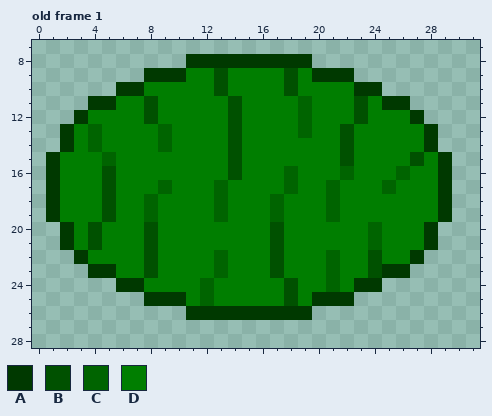
One commit to this pixel-art file: Project 3m5/Assets/mitochondrium.ase. The picture above is the old version.
32x32 pixels, 1 frame. Colours within 5 levels of each other are drawn and written as one. Shown: old frame 1: x 0..31, y 7..28. The commit also changed other frames, which this record leaves out.
Palette (. is transparent): A #003900  B #005100  C #006400  D #007e00
Pixels before, old frame 1, first column x 1:
 8 ..........AAAAAAAAA..........
 9 .......AAADDBDDDDBDAAA.......
10 .....AADDDDDBDDDDBDDDDAA.....
11 ...AADDBDDDDDBDDDDCDDDBDAA...
12 ..ADDDDBDDDDDBDDDDCDDDBDDDA..
13 .ADCDDDDCDDDDBDDDDCDDBDDDDDA.
14 .ADCDDDDCDDDDBDDDDDDDBDDDDDA.
15 ADDDCDDDDDDDDBDDDDDDDBDDDDBDA
16 ADDDBDDDDDDDDBDDDCDDDCDDDCDDA
17 ADDDBDDDCDDDCDDDDCDDCDDDCDDDA
18 ADDDBDDCDDDDCDDDCDDDCDDDDDDDA
19 ADDDBDDCDDDDCDDDCDDDCDDDDDDDA
20 .ADBDDDBDDDDDDDDBDDDDDDCDDDA.
21 .ADBDDDBDDDDDDDDBDDDDDDCDDDA.
22 ..ADDDDBDDDDCDDDBDDDCDDBDDA..
23 ...AADDBDDDDCDDDBDDDCDDBAA...
24 .....AADDDDCDDDDDBDDCDAA.....
25 .......AAADCDDDDDBDAAA.......
26 ..........AAAAAAAAA..........
And afterwards:
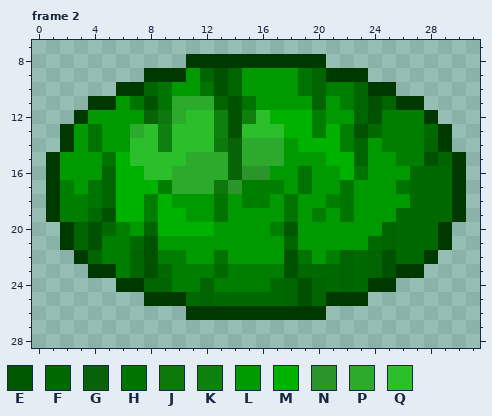
Colours new in this view: E #005700  F #006a00  G #096409  H #007400  J #0d790d  K #0d800d  L #009900  M #00b200  N #2b942b  P #2baa2b  Q #2bbf2b
A new or re-ordered frame is compared with the old frame closest to it.
From old to new:
frames 1 -> 4
layer "Layer 2" added
layer "Layer 2 Copy" added
Changed rows in their new state; - is an unchanged pixel.
Frame 2 is new; against old frame 1, layers "Layer 2 Copy", "Layer 2", "Layer 1":
first column x 2:
 8 ------------------A----------
 9 ---------LC-CLLLLHC--A-------
10 ------CHLLH-CLLLLHC--C-A-----
11 ----LH-HPPPC-HLLLLCL-CBC-A---
12 --LLLLGJPQQK-KQMMM-LLCB--DA--
13 -LHLLPQKQQQK-QQQMM-MDBF---FA-
14 -LHLLQQKQQQJGPPPLMMMDCL---CA-
15 LLLHMQQQQPPPGPPPLLLMMCLL-DBCA
16 LLLCMMQQPPPPGNNLLHLLMHLLLFFFA
17 -LHCMMMDPPPJN---LHLLHLLLHFFFA
18 --HCMMDMLLLHL--LHLLDHLLLLFFFA
19 --F-MMDMMLLHLLLLHL-LHLLLFFFFA
20 -C-F-LCMMMMLLLLDELLLLLLCFFFA-
21 -C---F-LLLLLLLLLCLLLLLFCFFFA-
22 --C--C---LLHLLLLBHLDCFCBFFA--
23 -----C-F---F---DBFFFCFCB-A---
24 ------CC-------FCBCFCF-A-----
25 ---------F-FFFFFCBC--A-------
26 ------------------A----------
Where, in picture pixels (left, top, right, bottom), the same in both pictures:
changed: (60, 54, 466, 320)
